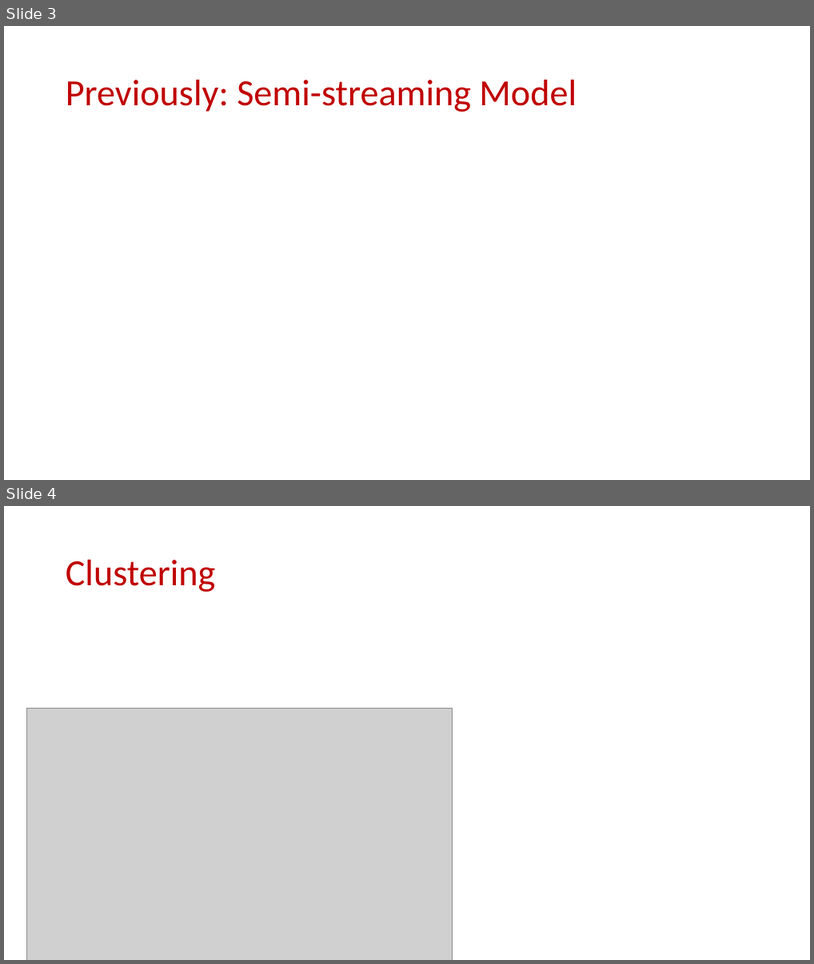
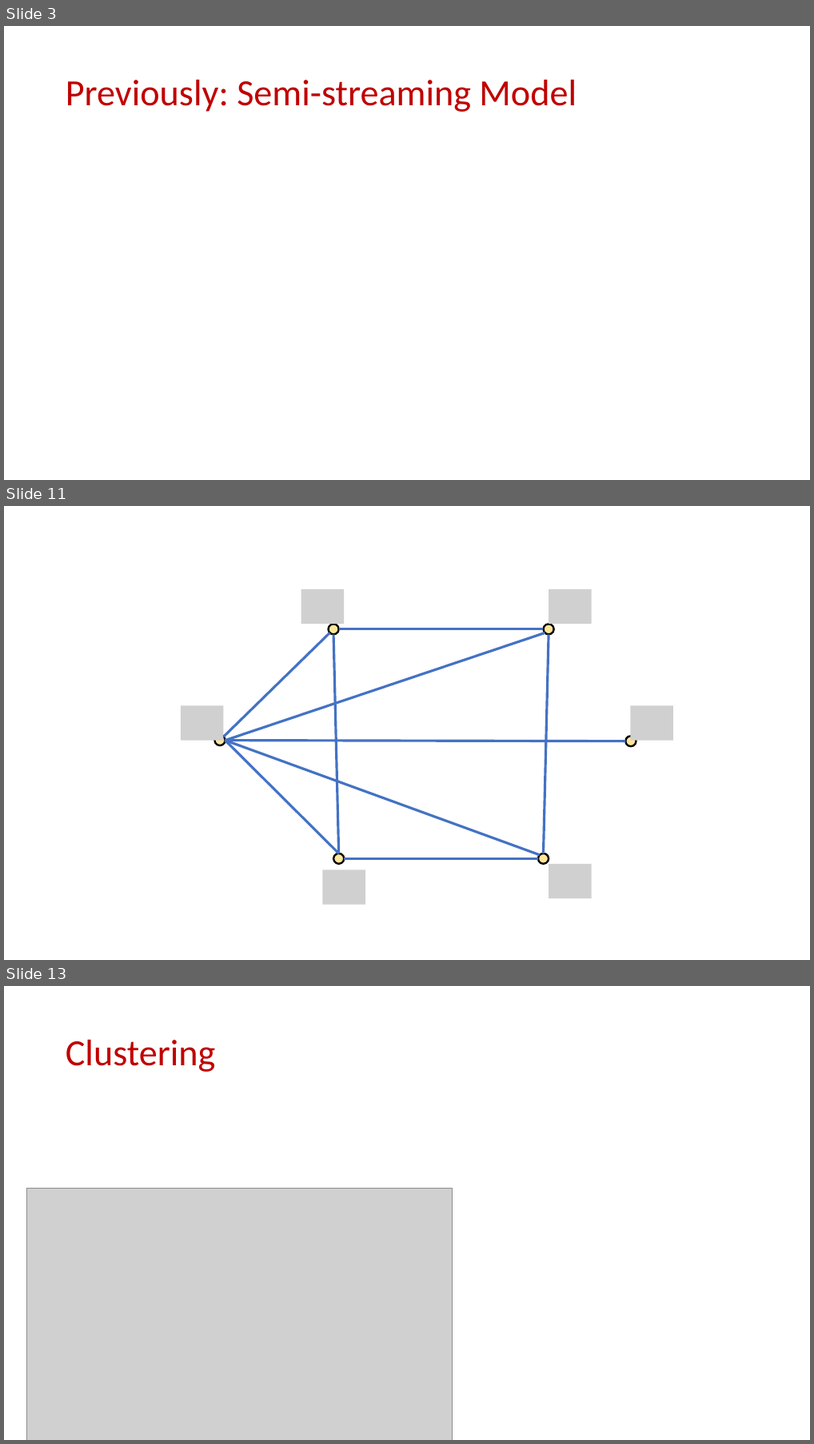
Before and after one commit to samsonzhou/samsonzhou.github.io, a slide deck: CSCE689-23/L21.pptx. Shown one above the other, each under a label of ours: slides 3 and 4 before the commit, slides 3, 11 and 13 after it; the slides between them are not shown. The pictures are 814x964 and 814x1444 pixels, drawn with LibreOffice and Linux fonts; fonts in the diff are those of the drawing; grey boxes stand for pictures. Boxes give left, top, right and bottom in pixels: in the first picture for what was removed or moved away, otherwise in the second. Text is boxed around its words. In the diff, an @@ line names an element or a change of style, - is before the commit and + after.

```diff
--- a/CSCE689-23/L21.pptx
+++ b/CSCE689-23/L21.pptx
@@ slide 11 added at bbox=[4, 506, 810, 960], background #FFFFFF @@
@@ picture added at bbox=[302, 589, 345, 624] @@
@@ picture added at bbox=[549, 589, 592, 624] @@
@@ ellipse added at bbox=[328, 624, 338, 634], fill #FFE699, outline #000000 2.25 pt @@
@@ ellipse added at bbox=[544, 624, 554, 634], fill #FFE699, outline #000000 2.25 pt @@
@@ line added from (223, 736) to (330, 633), #4472C4 3 pt @@
@@ line added from (226, 740) to (546, 633), #4472C4 3 pt @@
@@ line added from (334, 634) to (339, 853), #4472C4 3 pt @@
@@ line added from (339, 629) to (544, 629), #4472C4 3 pt @@
@@ line added from (549, 634) to (544, 853), #4472C4 3 pt @@
@@ picture added at bbox=[181, 706, 223, 740] @@
@@ picture added at bbox=[630, 706, 674, 740] @@
@@ ellipse added at bbox=[214, 735, 225, 745], fill #FFE699, outline #000000 2.25 pt @@
@@ line added from (226, 740) to (339, 853), #4472C4 3 pt @@
@@ line added from (226, 740) to (540, 855), #4472C4 3 pt @@
@@ line added from (226, 740) to (626, 740), #4472C4 3 pt @@
@@ ellipse added at bbox=[626, 736, 636, 746], fill #FFE699, outline #000000 2.25 pt @@
@@ ellipse added at bbox=[334, 853, 344, 864], fill #FFE699, outline #000000 2.25 pt @@
@@ line added from (345, 858) to (538, 858), #4472C4 3 pt @@
@@ ellipse added at bbox=[538, 853, 549, 864], fill #FFE699, outline #000000 2.25 pt @@
@@ picture added at bbox=[549, 864, 592, 898] @@
@@ picture added at bbox=[323, 869, 366, 904] @@
@@ what was slide 4 is now slide 13 @@
```
Also in this commit, not shown: 8 other slides added.
